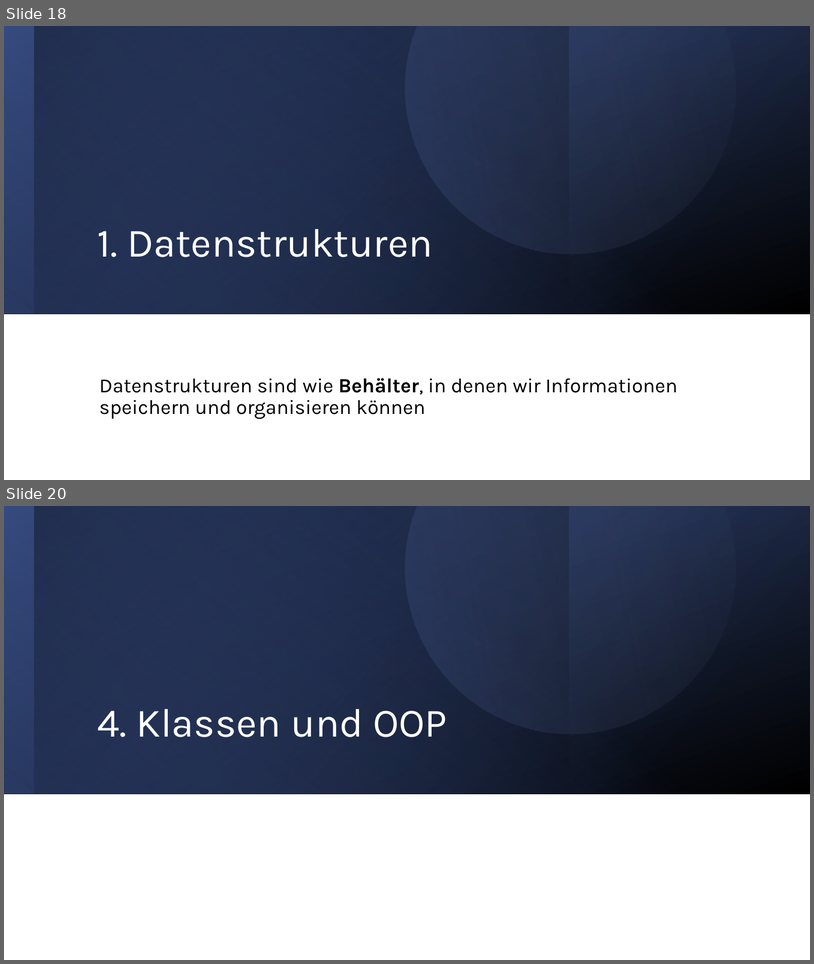
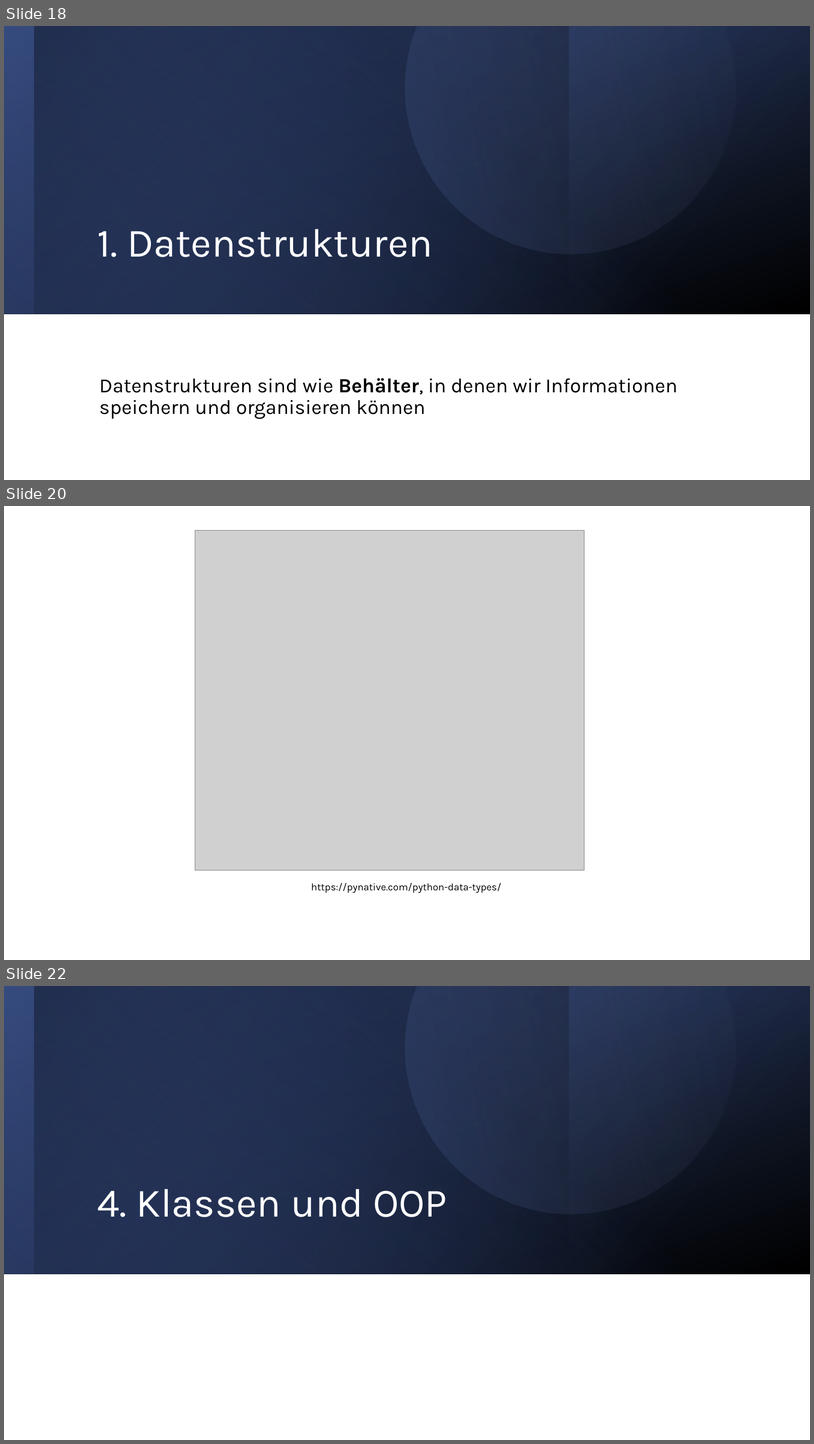
Before and after one commit to PaulaHummel/Programmieren-Einstieg_mit_Python, a slide deck: Python_Kursmaterial/Kurs_Präsentation.pptx. Shown one above the other, each under a label of ours: slides 18 and 20 before the commit, slides 18, 20 and 22 after it; the slides between them are not shown. The pictures are 814x964 and 814x1444 pixels, drawn with LibreOffice and Linux fonts; fonts in the diff are those of the drawing; grey boxes stand for pictures. Boxes give left, top, right and bottom in pixels: in the first picture for what was removed or moved away, otherwise in the second. Text is boxed around its words. In the diff, an @@ line names an element or a change of style, - is before the commit and + after.

Commit message:
Aktualisiere Code und Präsentation in Python_Kursmaterial

```diff
--- a/Python_Kursmaterial/Kurs_Präsentation.pptx
+++ b/Python_Kursmaterial/Kurs_Präsentation.pptx
@@ slide 20 added at bbox=[4, 506, 810, 960], background #FFFFFF @@
@@ picture added at bbox=[195, 530, 585, 870] @@
@@ text added at bbox=[311, 882, 501, 892], 12 pt, text #000000 @@
+https://pynative.com/python-data-types/
@@ what was slide 20 is now slide 22 @@
```
Also in this commit, not shown: 1 slide changed, 3 other slides added, 2 other files.
